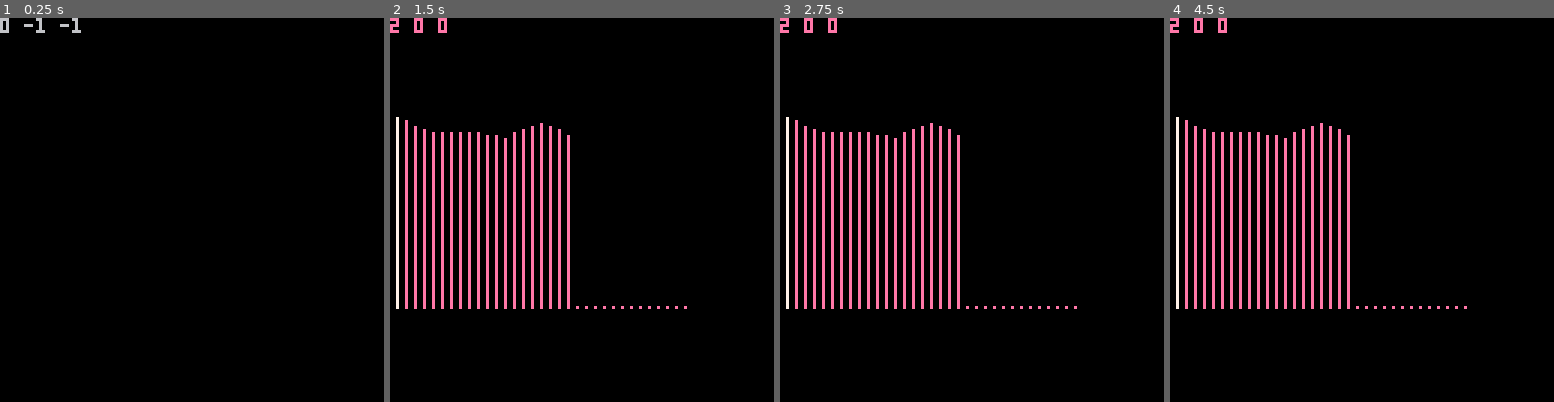
Above: before the commit, frames 1-4 (left to right).
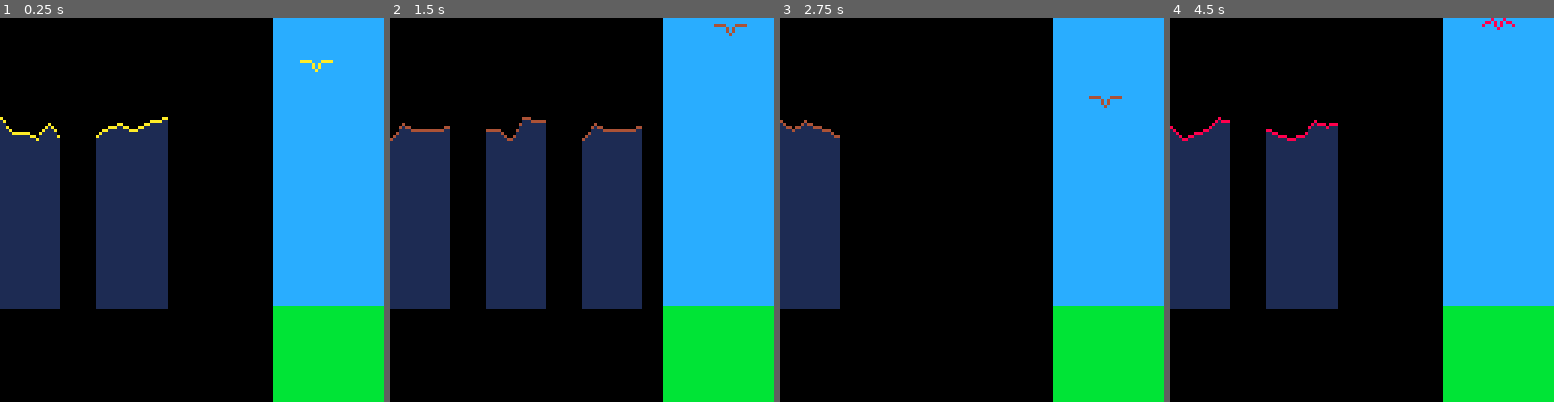
Above: after the commit, the same moments.

Repository: DeCarabas/pico_carts
Game: PICO-8 cartridge calls.p8
Two runs of this game, one before a commit and one after it. Both use one fixed random seed, a clock stepped at 60 frames per second and the inputs below.
Inputs:
- Up to frame 1 (0.25 s): no input
- Up to frame 2 (1.5 s): tap X (X key) at 0.33, 1.07 s; tap O (Z key) at 0.7 s
- Up to frame 3 (2.75 s): tap O (Z key) at 1.7, 2.1, 2.5 s; tap X (X key) at 1.85 s
- Up to frame 4 (4.5 s): tap O (Z key) every 0.4 s from 2.9 to 4.1 s; tap X (X key) at 2.97, 4.08 s

The runs differ from the first frame. In frame 1, 45% of the frame differs, in the area x 0-100%, y 0-100%; in frame 2, 54%; in frame 3, 42%; in frame 4, 48%.

Commit message:
[calls] hahaha

Diff:
--- a/calls.p8
+++ b/calls.p8
@@ -6,6 +6,10 @@
 --
 -- generates random birdsong.
 --
+
+------------------------------
+-- song
+------------------------------
 function lerp(a,b,t)
  return a+(b-a)*t
 end
@@ -53,65 +57,171 @@
   add(song, flr(rnd(notes)))
  end
 
- -- these are in frames.
- note_delay=rnd(3)+2
- song_delay=rnd(15)+15
-end
-
-playing=false
-note_idx=1
-delay=0
+ -- these are in frames, or 1/30
+ -- of a second.
+ note_delay=rnd(5)+2
+end
+
+function update_song()
+ if stat(20)==-1 then
+  -- no note, where are we?
+  delay-=1
+  if delay<0 then
+   if note_idx<#song then
+    note_idx+=1
+    sfx(song[note_idx])
+
+    -- when the note is done
+    -- wait this amount of time
+    delay=note_delay
+    pd=delay
+   else
+    playing=false
+    note_idx=0
+   end
+  end
+ end
+end
+
+-------------------------------
+-- bird
+-------------------------------
+bird_colors={10,9,4,8}
+bird_min=96
+bird_max=127
+bird={
+ {{-2,0},
+  {-2,-3},
+  {0,0},
+  {0,-4},
+  {0,0},
+  {2,-3},
+  {2,0}},
+ {{-5,-3},
+  {-2,-3},
+  {0,0},
+  {2,-3},
+  {5,-3}},
+ {{-5,-4},
+  {-2,-3},
+  {0,0},
+  {2,-3},
+  {5,-4}},
+ {{-5,-1},
+  {-2,-3},
+  {0,0},
+  {2,-3},
+  {5,-1}},
+}
+
+function init_bird()
+ bird_x=110 bird_y=1
+ bird_state="incoming"
+ bird_frame=3
+ bird_color=bird_colors[flr(rnd(#bird_colors))+1]
+ gen_song()
+end
+
+function move_bird(ydir)
+ bird_y+=ydir*2
+ bird_x+=rnd(4)-2
+ if bird_x>bird_max then bird_x=bird_max end
+ if bird_x<bird_min then bird_x=bird_min end
+
+ bird_frame+=1
+	if bird_frame>#bird then
+	 bird_frame=2
+	end
+end
+
+function update_bird()
+ if bird_state=="incoming" then
+  move_bird(1)
+  if bird_y>=96 then
+   bird_y=96
+   bird_state="sitting"
+	  playing=true
+  end
+ elseif bird_state=="sitting" then
+  bird_frame=1
+ elseif bird_state=="leaving" then
+  move_bird(-1)
+  if bird_y<0 then
+   bird_y=0
+   init_bird()
+  end
+ end
+end
+
+function draw_bird()
+ rectfill(
+  bird_min-5,0,
+  bird_max,96,
+  12)
+ rectfill(
+  bird_min-5,96,
+  bird_max,128,
+  11)
+
+ local x,y=bird_x,bird_y
+ color(bird_color)
+ -- wings
+ local b=bird[bird_frame]
+ line(x+b[1][1],y+b[1][2],
+      x+b[2][1],y+b[2][2])
+ for i=3,#b do
+  line(x+b[i][1],y+b[i][2])
+ end
+end
+
+-------------------------------
+-- yada
+-------------------------------
+function _init()
+ init_bird()
+ note_idx=0
+ playing=false
+ delay=0
+end
 
 function _update()
  if btnp(🅾️) then
   playing=not playing
  end
+ if btnp(❎) then
+  note_idx=0
+  bird_state="leaving"
+ end
  if playing then
-  if stat(20)==-1 then
-   -- no note, where are we?
-   delay-=1
-   if delay<0 then
-    if note_idx<#song then
-     note_idx+=1
-     sfx(song[note_idx])
-
-     -- when the note is done
-     -- wait this amount of time
-     delay=note_delay
-     pd=delay
-    else
-     gen_song()
-     note_idx=0
-
-     -- generate the song.
-     -- nothing is playing so
-     -- we'll wait this long
-     -- before playing. you'd
-     -- expect it to be a
-     -- trailing gap not a
-     -- leading gap but :shrug:
-     delay=song_delay
-     pd=delay
-    end
-   end
-  end
- end
+  update_song()
+ end
+ update_bird()
 end
 
 function _draw()
  cls(0)
- print(flr(pd).." "..stat(16).." "..stat(20))
-	local s=stat(16)
-	if s>=0 then
+ draw_bird()
+ draw_song()
+end
+
+function draw_song()
+ local i,ni
+
+ for ni=1,#song do
+  local s=song[ni]
 	 local base=0x3200+(68*s)
-  for i=0,32 do
+  for i=0,31 do
    local pitch=peek(base+(i*2))
-   local x=(i*3)+2
-   local c=14
-   if i==stat(20) then
-    c=7
+   if pitch>0 then
+    local x=(ni-1)*32+i
+    local c=1
+    if ni==note_idx and
+       i==stat(20) then
+     c=7
+    end
+    line(x,96,x,96-pitch,c)
+    pset(x,96-pitch,bird_color)
    end
-   line(x,96,x,96-pitch,c)
   end
  end
 end
